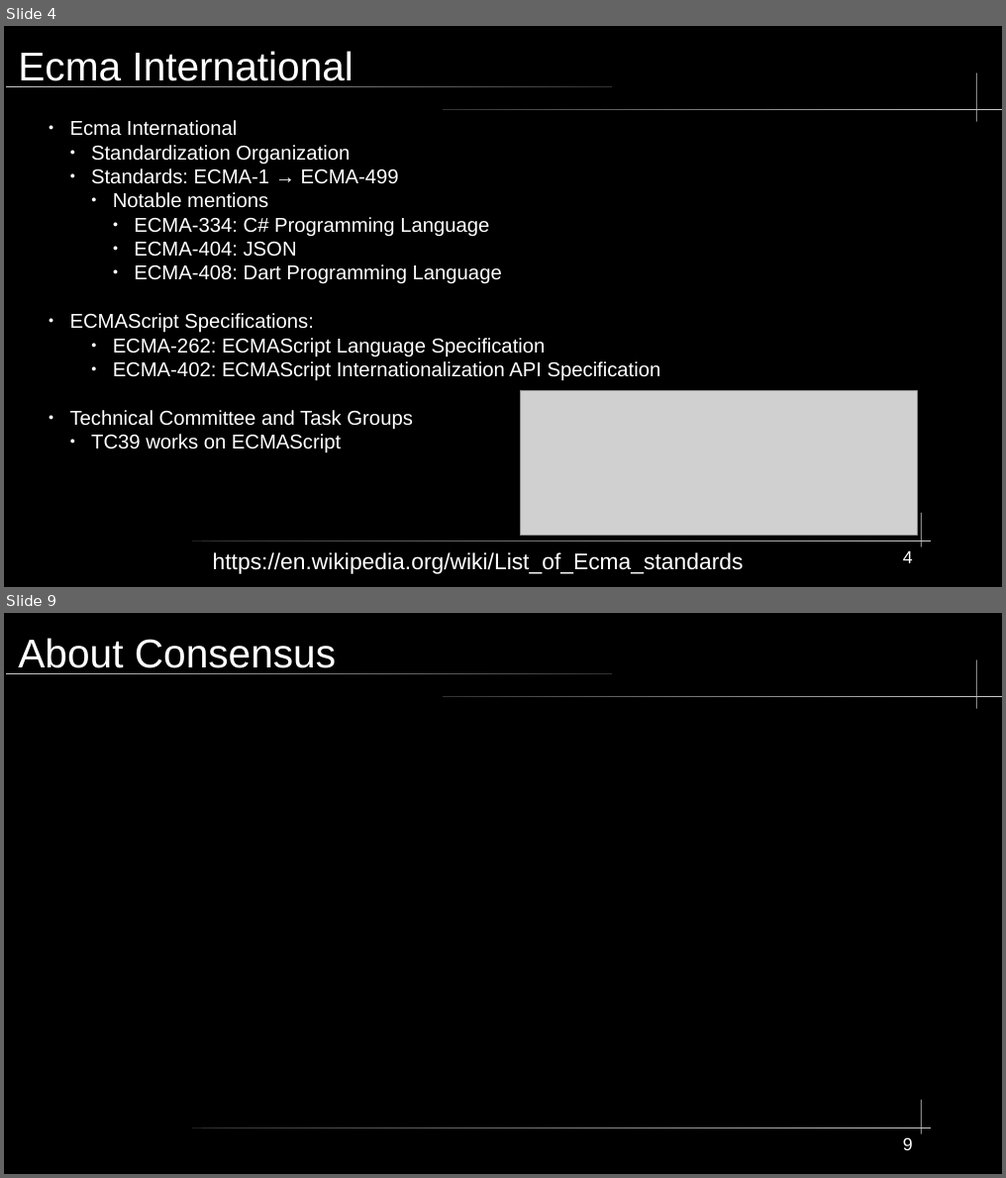
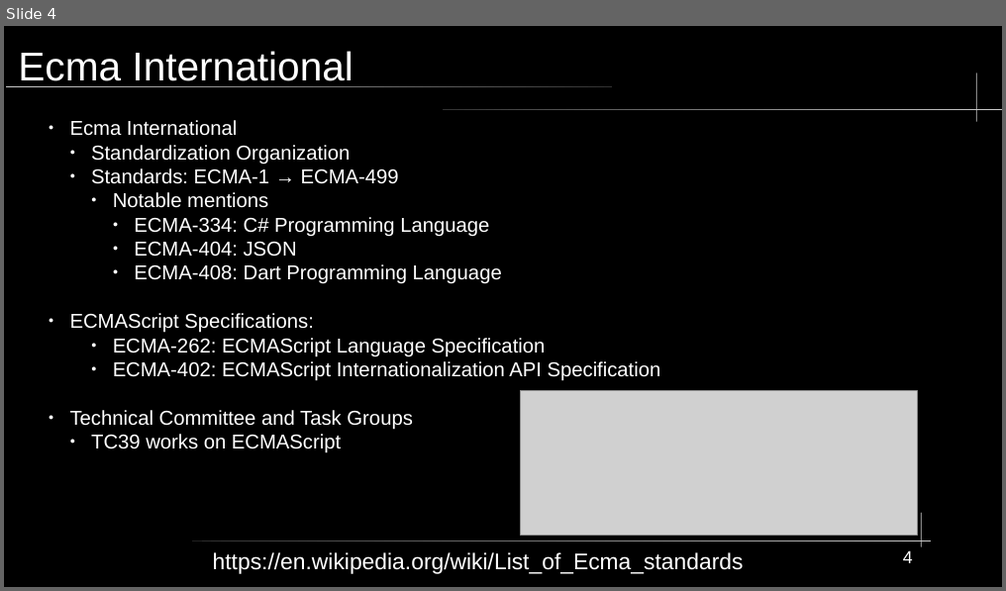
Before and after one commit to KWaloen/tc39_proposals_project, a slide deck: Data Analysis/Presentation/TC39 Process Documents.odp. Shown one above the other, each under a label of ours: slides 4 and 9 before the commit, slide 4 after it; the slides between them are not shown. The pictures are 1006x1178 and 1006x591 pixels, drawn with LibreOffice and Linux fonts; fonts in the diff are those of the drawing; grey boxes stand for pictures. Boxes give left, top, right and bottom in pixels: in the first picture for what was removed or moved away, otherwise in the second. Text is boxed around its words. In the diff, an @@ line names an element or a change of style, - is before the commit and + after.

```diff
--- a/Data Analysis/Presentation/TC39 Process Documents.odp
+++ b/Data Analysis/Presentation/TC39 Process Documents.odp
@@ slide 9 removed at (4, 613, 1002, 1174), background #000000; not listed: 5 template elements that a slide beside it also shows @@
@@ title removed at (18, 638, 336, 674) @@
-About Consensus
@@ page number removed at (903, 1138, 913, 1151) @@
-9
```
Also in this commit, not shown: 3 slides changed, 9 slides added, 2 other slides removed.
